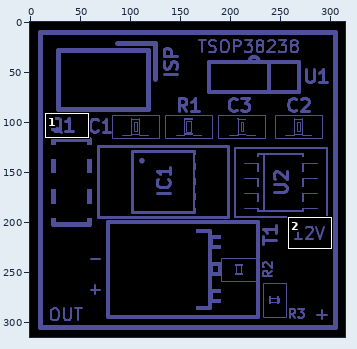
Two versions of one sprite sheet, gerber_files/PNGs/LED-strip_PWM_IR-F_SilkS.gto.png. Above, an overview of the earlier version with the close-up marked.
Close-up. Earlier state:
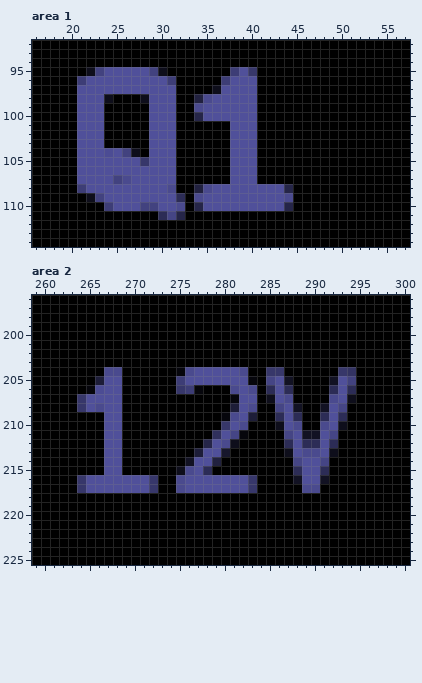
The file is 315x315 pixels. Colours within 5 levels of each other are drawn and written as one. Shown: area 1: x 16..57, y 92..114; area 2: x 259..300, y 196..225. The commit also changed other parts of the picture, which this record leaves out.
After:
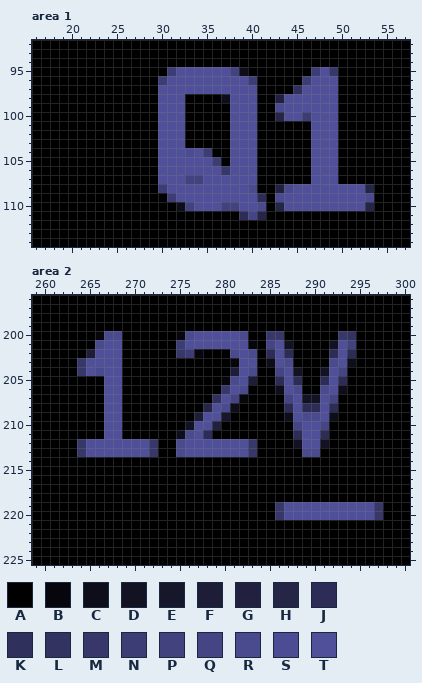
Palette (. is transparent): A #000000  B #06060c  C #0e0e1b  D #121223  E #17172c  F #1d1d38  G #21213f  H #252548  J #2c2c56  K #30305c  L #333362  M #37376a  N #3d3d76  P #42427f  Q #454585  R #4a4a8e  S #4c4c94  T #50509a
The exact change:
Changed rows in their new state; - is an unchanged pixel.
Area 1:
first column x 21:
 95 -AAAAAAAAANTTTTTTPCA------NTM----
 96 AAAAAAAAANTTTTTTT--N-----NTTT----
 97 AAAAAAAAA--TTTTT--------KTTTT----
 98 AAAA---AA--T-AAAC-----GTTTTTT----
 99 AAA-----A--T-AAAA-----RTTTTTT----
100 AAA-----A--T-AAAA-----HTTNTTT----
101 AAA-----A--T--------------TTT----
102 AAA-----A--T--------------TTT----
103 AAA-----A--T--------------TTT----
104 AAAAAAA-A--TSTN-----------TTT----
105 AAAAAAAAA--TTTTN----------TTT----
106 AAAAAAAAA--TTTTTM---------TTT----
107 AAAAAAAAA--TPPTTT---------TTT----
108 AAAAAAAAANTTTTT----RAAGRTTTTTTTTH
109 -AAAAAAAAANTTT------JARTTTTTTTTTR
110 ---AAAAAAAACPT--PP--RAHTTTTTTTTTH
111 ---------AAA------JQH------------
Area 2:
first column x 264:
200 --BRR------BRTTTTTR--MM------ML---
201 --RTT------NTTTTTTTB-QTD----DTP---
202 -FTTT------MNB---RTR-JTJ----JTJ---
203 MTTTT------------BTT-CTR----RTC---
204 MTRTT------AAAAAAFTR-AQTD--DTQA---
205 --A--------AAAAABR-F-AJTJ--JTJA---
206 -AA--------AAA--MTRA-ACTR--RTCA---
207 AAA------------KTQBA-AAQTDDTQAA---
208 AAA-----------HTRCAA--AJTJJTJA----
209 -------------FTTEAAA--ACTRRTCA----
210 ------------DTTGAAA---AAQTTQAA----
211 -----------CRTJAAAA----AJTTJA-----
212 MTT--TTTM--RTTT-TTTM---ADTTDA-----
213 MTT--TTTM--RTT--TTTM---AA--AA-----
214 ---AA-------AAAA--------AAAA------
215 ---AA------AAAA---------AAAA------
216 AAAAAAAAA--AAAAAAAAA----AAAA------
217 AAAAAAAAA--AAAAAAAAA-----AA-------
219 ----------------------MTTTTTTTTTTM
220 ----------------------MTTTTTTTTTTM
Boxes around the changes in both close-ups, in picture pixels (x1, y1, x2, y2):
changed: (77, 67, 374, 220)
changed: (77, 331, 383, 520)
